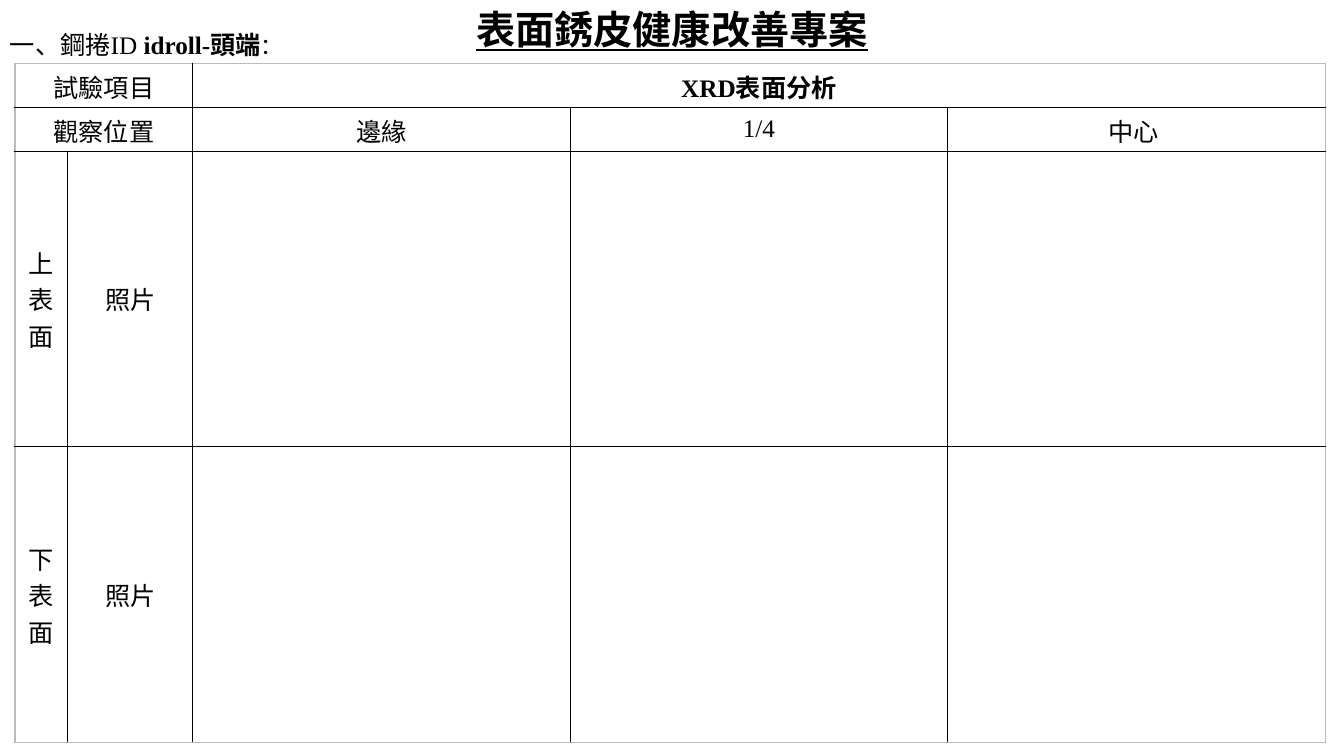
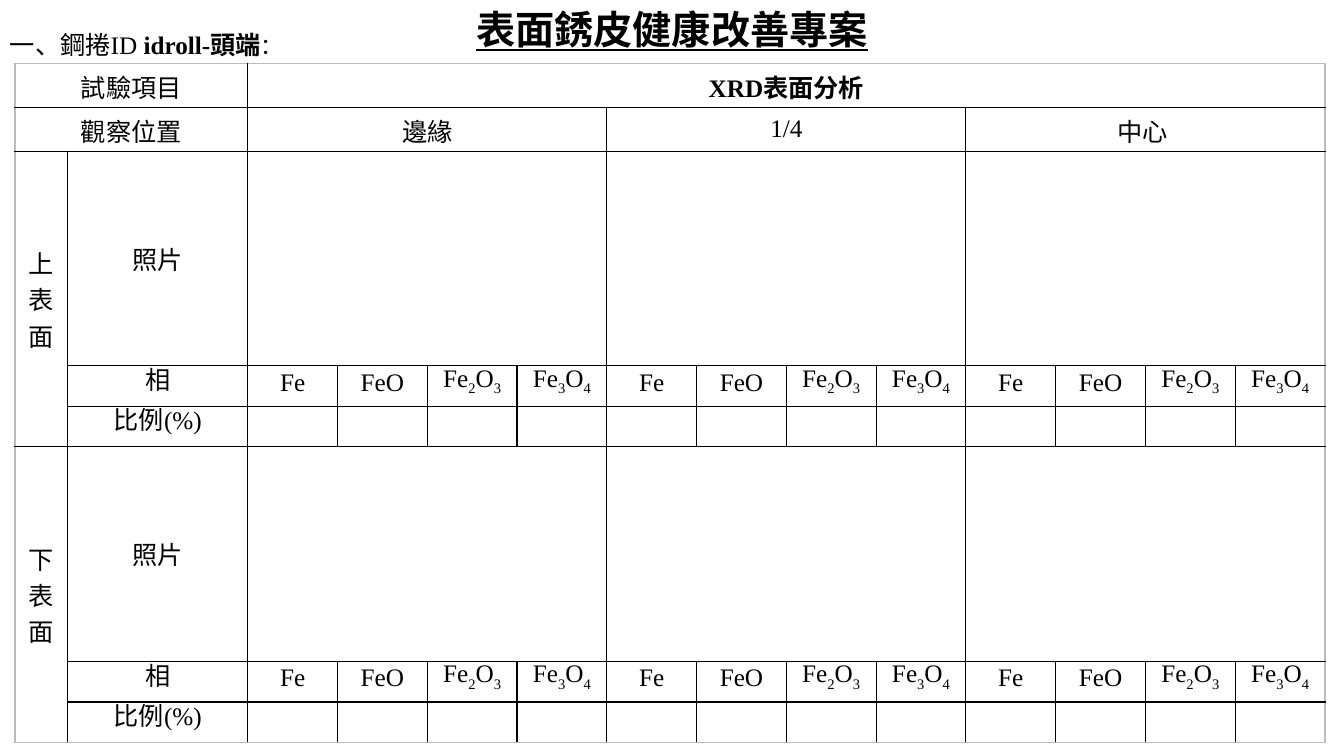
Before and after one commit to PATCoder97/KnowledgeSystem, a slide deck: slide 1 of KnowledgeSystem/AppResources/403_03_SurfaceRustHealth.pptx. Drawn at 1344x756 pixels with LibreOffice and Linux fonts; fonts in the diff are those of the drawing. Boxes give left, top, right and bottom in pixels: in the first picture for what was removed or moved away, otherwise in the second. Text is boxed around its words. In the diff, an @@ line names an element or a change of style, - is before the commit and + after.

```diff
--- a/KnowledgeSystem/AppResources/403_03_SurfaceRustHealth.pptx
+++ b/KnowledgeSystem/AppResources/403_03_SurfaceRustHealth.pptx
@@ table at box(15, 64, 1325, 743) @@
-試驗項目 |  | XRD表面分析 |  | 
-觀察位置 |  | 邊緣 | 1/4 | 中心
-上表面 | 照片 |  |  | 
-下表面 | 照片 |  |  | 
+試驗項目 |  | XRD表面分析 |  |  |  |  |  |  |  |  |  |  | 
+觀察位置 |  | 邊緣 |  |  |  | 1/4 |  |  |  | 中心 |  |  | 
+上表面 | 照片 |  |  |  |  |  |  |  |  |  |  |  | 
+ | 相 | Fe | FeO | Fe2O3 | Fe3O4 | Fe | FeO | Fe2O3 | Fe3O4 | Fe | FeO | Fe2O3 | Fe3O4
+ | 比例(%) |  |  |  |  |  |  |  |  |  |  |  | 
+下表面 | 照片 |  |  |  |  |  |  |  |  |  |  |  | 
+ | 相 | Fe | FeO | Fe2O3 | Fe3O4 | Fe | FeO | Fe2O3 | Fe3O4 | Fe | FeO | Fe2O3 | Fe3O4
+ | 比例(%) |  |  |  |  |  |  |  |  |  |  |  | 
```
Also in this commit, not shown: 2 other slides changed, 5 other files.
